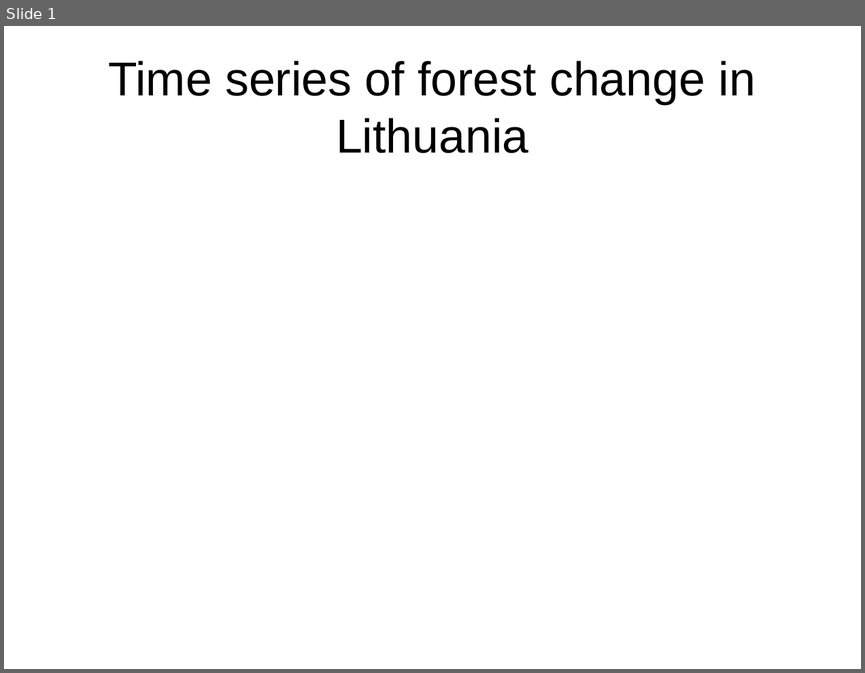
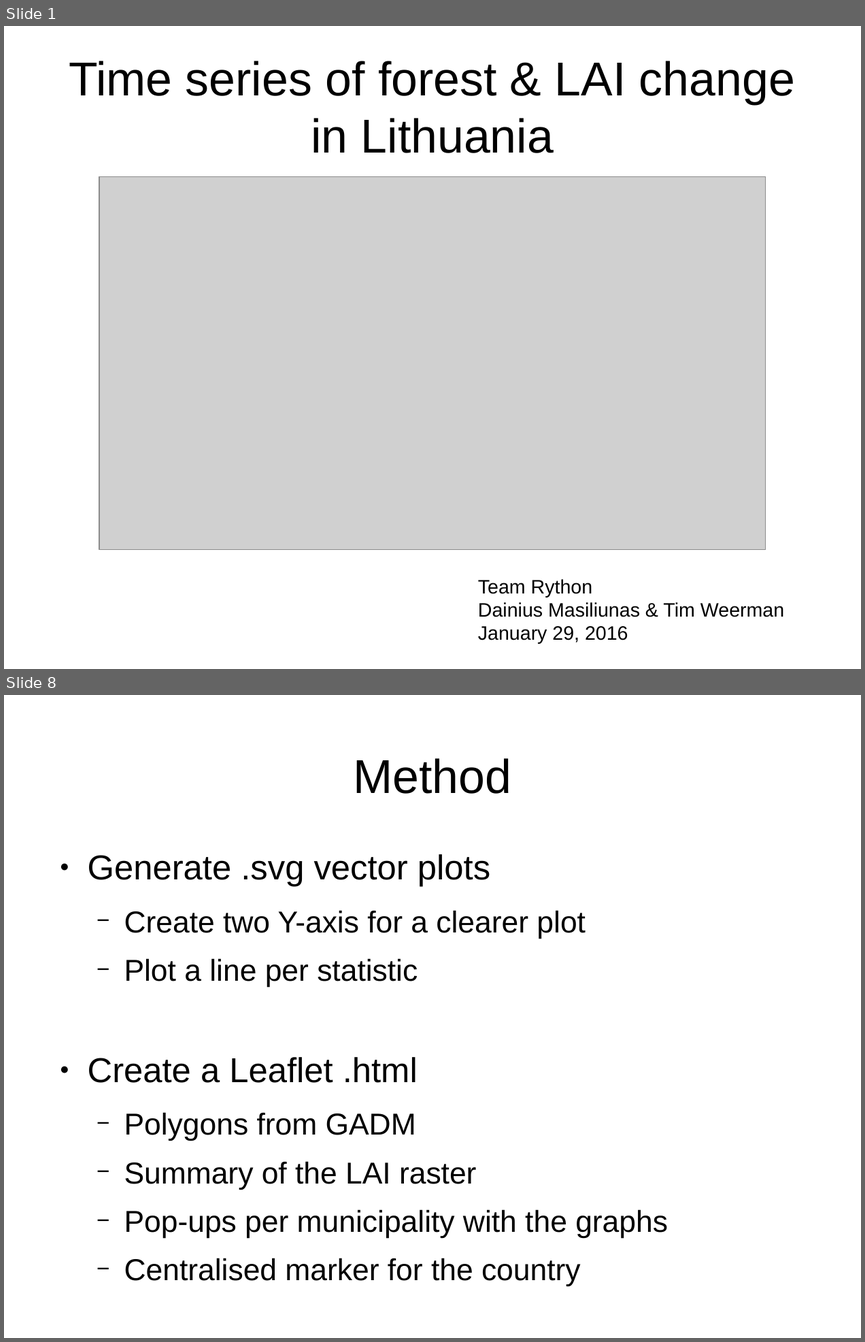
Before and after one commit to GreatEmerald/geoscripting, a slide deck: Project/Presentation/Project presentation.odp. Shown one above the other, each under a label of ours: slide 1 before the commit, slides 1 and 8 after it; the slides between them are not shown. The pictures are 865x673 and 865x1342 pixels, drawn with LibreOffice and Linux fonts; fonts in the diff are those of the drawing; grey boxes stand for pictures. Boxes give left, top, right and bottom in pixels: in the first picture for what was removed or moved away, otherwise in the second. Text is boxed around its words. In the diff, an @@ line names an element or a change of style, - is before the commit and + after.

```diff
--- a/Project/Presentation/Project presentation.odp
+++ b/Project/Presentation/Project presentation.odp
@@ slide 8 added at <box>4,695,861,1338</box>, background #FFFFFF @@
@@ title added at <box>353,758,511,794</box>, 44 pt, text #000000 @@
+Method
@@ text added at <box>88,854,668,1287</box>, 28 pt, text #000000 @@
+● Generate .svg vector plots
+  − Create two Y-axis for a clearer plot
+  − Plot a line per statistic
+● Create a Leaflet .html
+  − Polygons from GADM
+  − Summary of the LAI raster
+  − Pop-ups per municipality with the graphs
+  − Centralised marker for the country
@@ slide 1 changed as well @@
@@ title at <box>69,61,795,153</box>: text changed @@
-Time series of forest change in Lithuania
+Time series of forest & LAI change in Lithuania
@@ picture added at <box>99,176,765,548</box> @@
@@ text added at <box>478,579,784,643</box>, 18 pt, text #000000 @@
+Team Rython
+Dainius Masiliunas & Tim Weerman
+January 29, 2016
```
Also in this commit, not shown: 8 other slides added, 3 slides removed, 1 other file.
